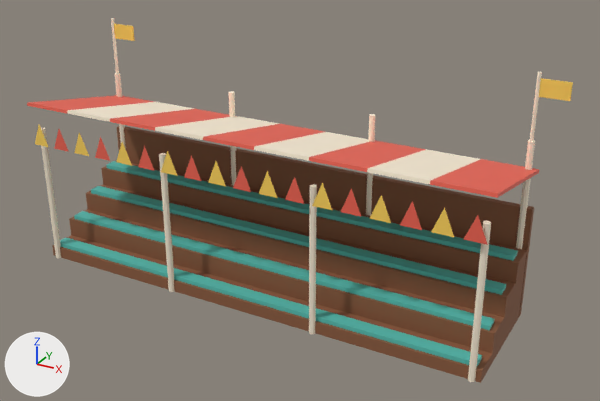
A saved change to the glTF model assets/grandstand.glb.
One viewpoint serves both versions: a 50 mm camera at (14.48, -22.29, 15.76) aimed at (1.24, 1.77, 3.73). Every picture has the same lights, and +X, +Y and +Z are marked at lower left. The picture after the commit comes second.

Objects in the first picture: 'Grandstand'.
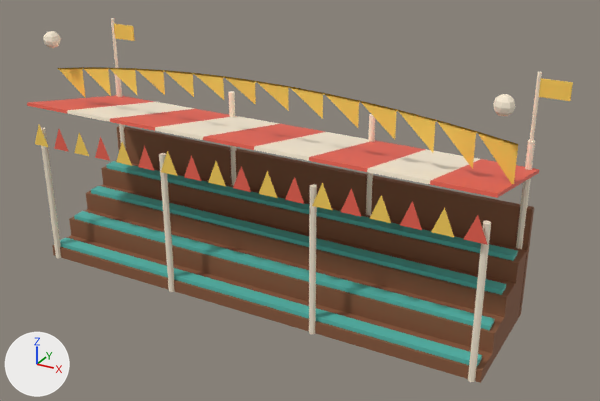
Where the change shows, as pixel boxes (x1, y1, x2, y2) in the pictures (600 x 401 px):
```json
{"object": "StandBunting", "change": "added", "after": [58, 67, 518, 184]}
{"object": "StandFinialR", "change": "added", "after": [493, 94, 515, 116]}
{"object": "StandFinialL", "change": "added", "after": [43, 31, 61, 48]}
```

Edits to the scene script, one JSON object a line:
```json
{"op": "add", "block": "me_sphere_001", "code": ["me_sphere_001 = bpy.data.meshes.new('Sphere.001')", "me_sphere_001.from_pydata(...)  # an icosphere of 80 faces spanning x -0.32..0.32, y -0.32..0.32, z -0.32..0.32", "me_sphere_001.materials.append(mat_standcream)  # pale yellow #fff1d9"]}
{"op": "add", "block": "me_sphere", "code": ["me_sphere = bpy.data.meshes.new('Sphere')", "me_sphere.from_pydata(...)  # an icosphere of 80 faces spanning x -0.32..0.32, y -0.32..0.32, z -0.32..0.32", "me_sphere.materials.append(mat_standcream)  # pale yellow #fff1d9"]}
{"op": "add", "block": "me_standbunting", "code": ["me_standbunting = bpy.data.meshes.new('StandBunting')", "me_standbunting.from_pydata(...)  # 44 vertices, 42 faces; spans x -9.0..9.0, y 0.9, z 6.2..8.2", "me_standbunting.materials.append(mat_standflag)  # yellow #ffd45c"]}
{"op": "add", "block": "ob_standfinialr", "code": ["ob_standfinialr = bpy.data.objects.new('StandFinialR', me_sphere_001)", "ob_standfinialr.location = (8.6, 0.4, 8.75)"]}
{"op": "add", "block": "ob_standfiniall", "code": ["ob_standfiniall = bpy.data.objects.new('StandFinialL', me_sphere)", "ob_standfiniall.location = (-8.6, 0.4, 8.75)"]}
{"op": "add", "block": "ob_standbunting", "code": ["ob_standbunting = bpy.data.objects.new('StandBunting', me_standbunting)", "ob_standbunting.location = (0.0, 0.0, 0.0)"]}
```
